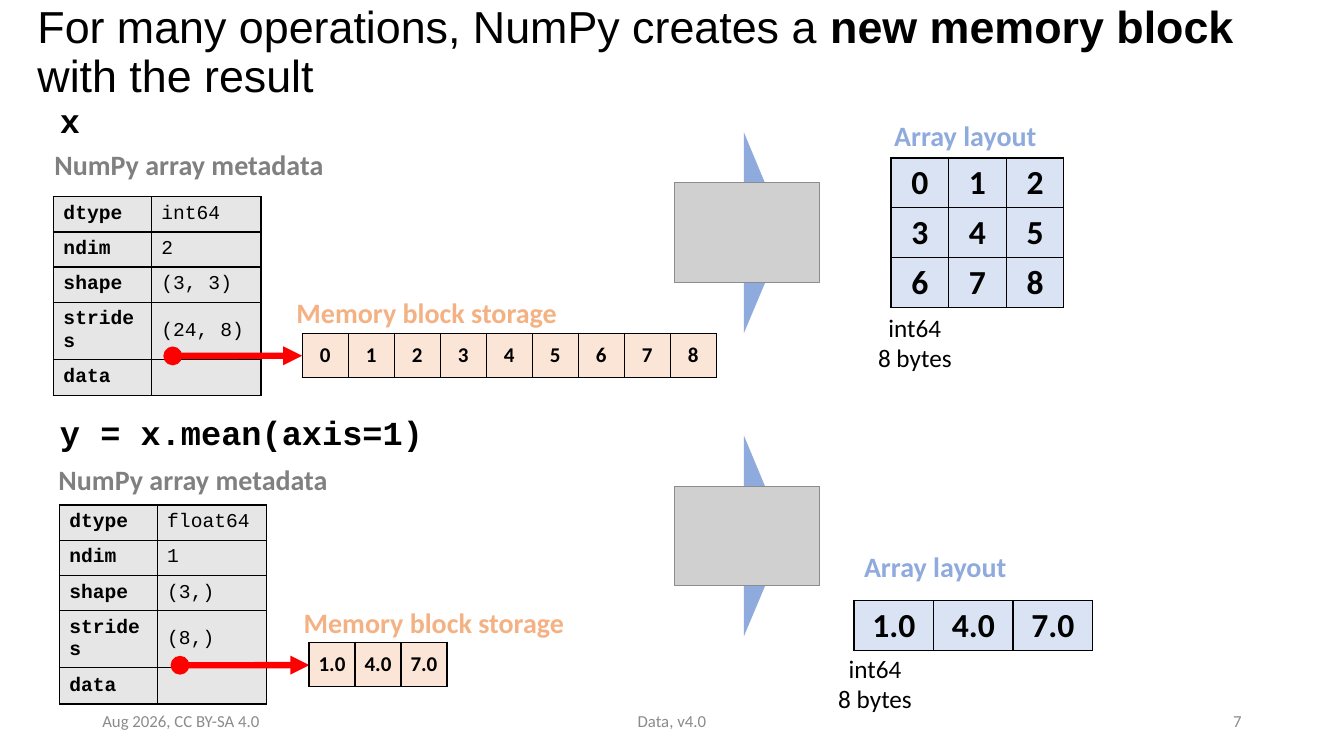
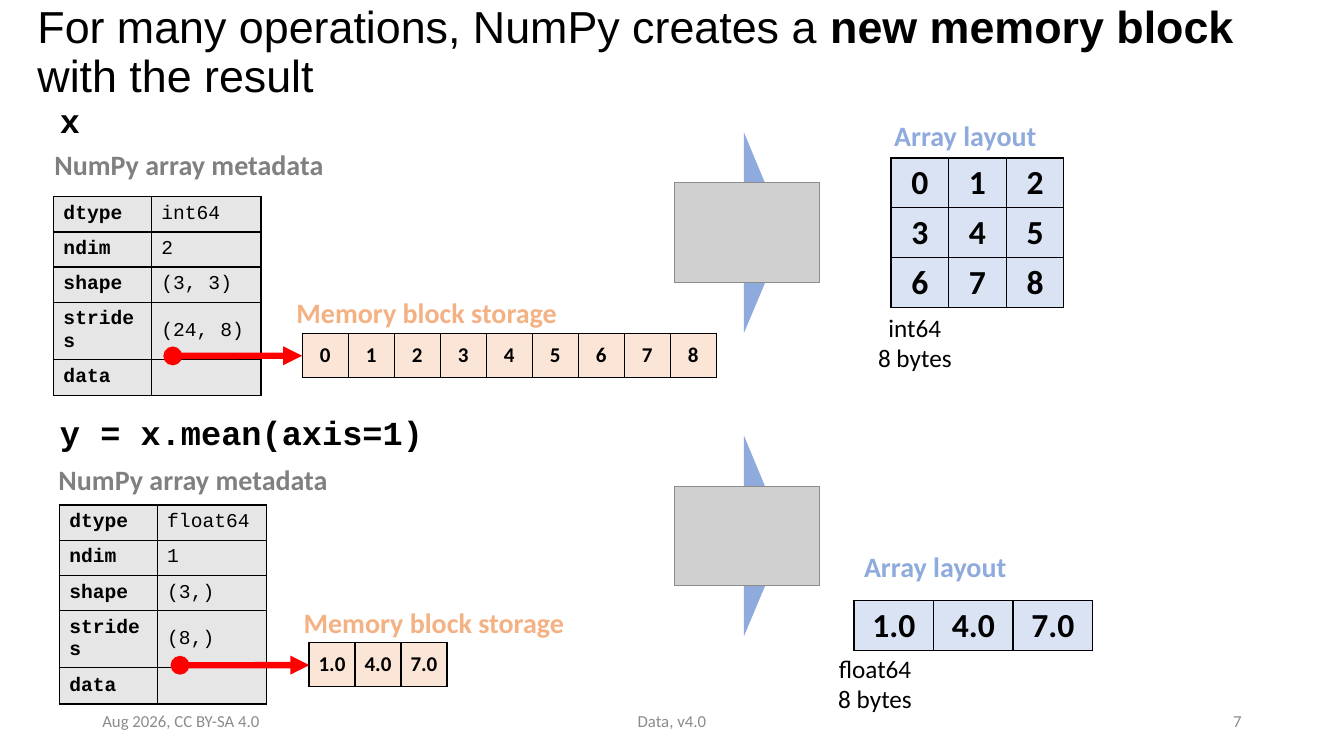
Before and after one commit to ASPP/data_class, a slide deck: slide 7 of numpy.pptx. Drawn at 1344x756 pixels with LibreOffice and Linux fonts; fonts in the diff are those of the drawing; grey boxes stand for pictures. Boxes give left, top, right and bottom in pixels: in the first picture for what was removed or moved away, otherwise in the second. Text is boxed around its words. In the diff, an @@ line names an element or a change of style, - is before the commit and + after.

```diff
--- a/numpy.pptx
+++ b/numpy.pptx
@@ text at (839,660,911,678): text changed @@
-int64
+float64
```
Also in this commit, not shown: 1 other file.
